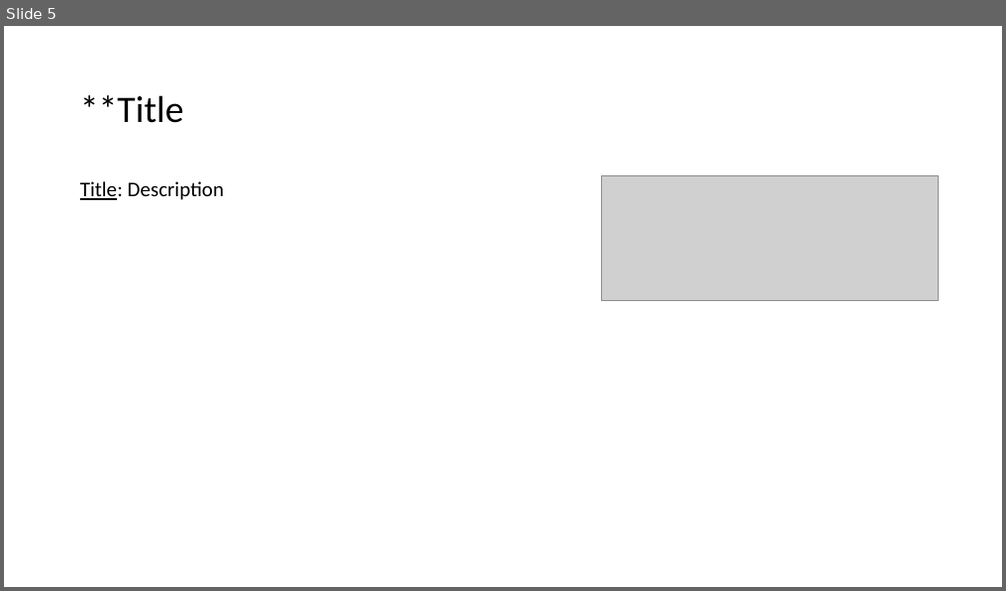
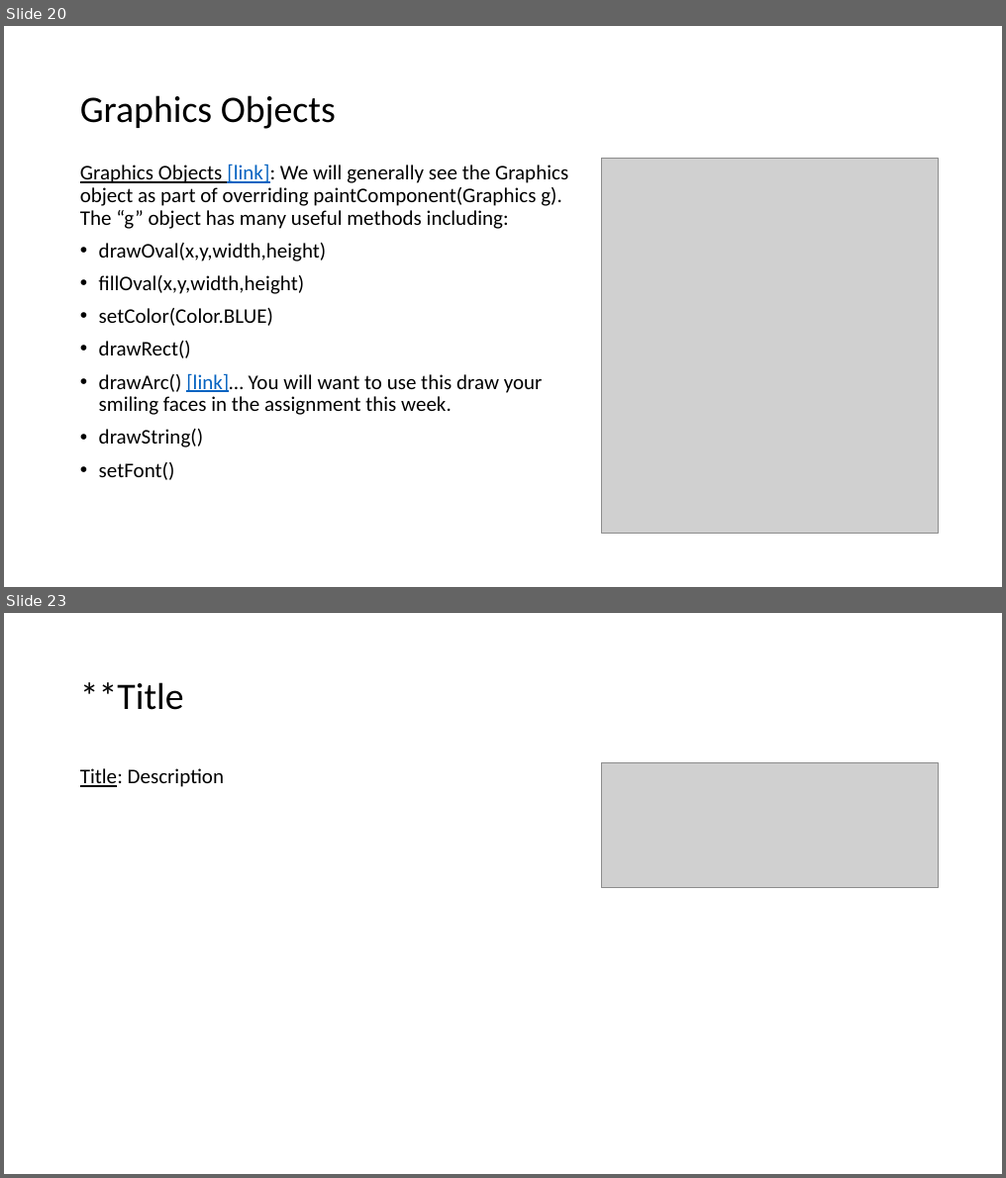
Before and after one commit to EricJPogue/www-epogue-info, a slide deck: CPSC-24500/Week03/2017SpringW03Slides.pptx. Shown one above the other, each under a label of ours: slide 5 before the commit, slides 20 and 23 after it; the slides between them are not shown. The pictures are 1006x591 and 1006x1178 pixels, drawn with LibreOffice and Linux fonts; fonts in the diff are those of the drawing; grey boxes stand for pictures. Boxes give left, top, right and bottom in pixels: in the first picture for what was removed or moved away, otherwise in the second. Text is boxed around its words. In the diff, an @@ line names an element or a change of style, - is before the commit and + after.

Commit message:
Add and update week 3 files.

```diff
--- a/CPSC-24500/Week03/2017SpringW03Slides.pptx
+++ b/CPSC-24500/Week03/2017SpringW03Slides.pptx
@@ slide 20 added at (x1=4, y1=26, x2=1002, y2=587), background #FFFFFF @@
@@ title added at (x1=80, y1=95, x2=336, y2=129), 36 pt, text #000000 @@
+Graphics Objects
@@ text added at (x1=80, y1=164, x2=568, y2=480), 20 pt, text #000000 @@
+Graphics Objects [link]: We will generally see the Graphics object as part of overriding paintComponent(Graphics g). The “g” object has many useful methods including:
+• drawOval(x,y,width,height)
+• fillOval(x,y,width,height)
+• setColor(Color.BLUE)
+• drawRect()
+• drawArc() [link]… You will want to use this draw your smiling faces in the assignment this week.
+• drawString()
+• setFont()
@@ picture added at (x1=601, y1=159, x2=939, y2=534) @@
@@ what was slide 5 is now slide 23 @@
```
Also in this commit, not shown: 4 slides changed, 16 other slides added, 9 slides removed, 5 other files.
